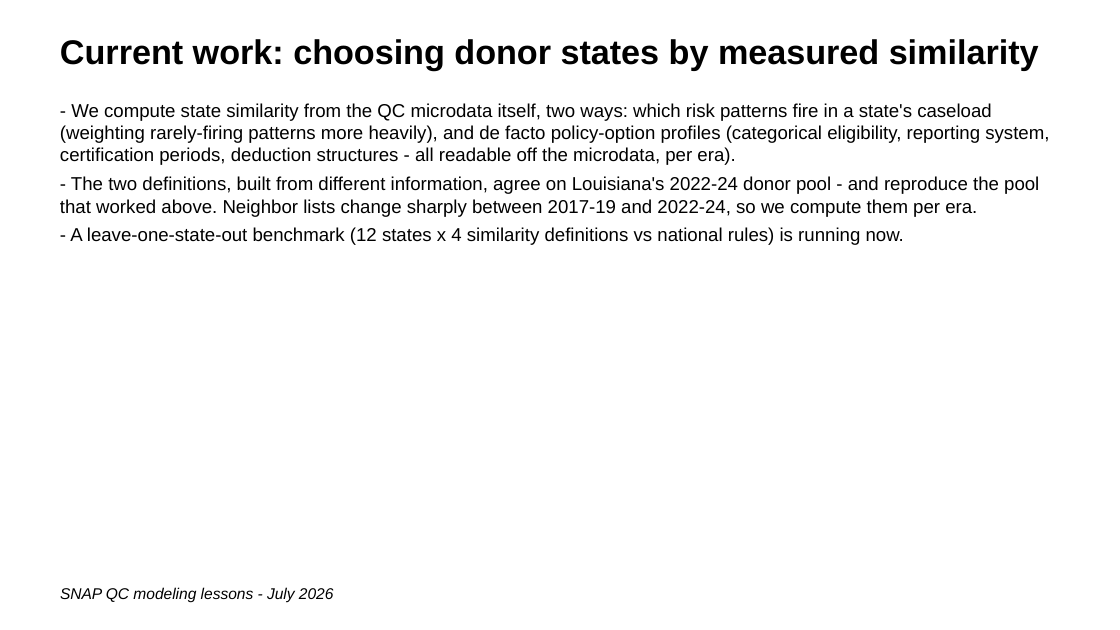
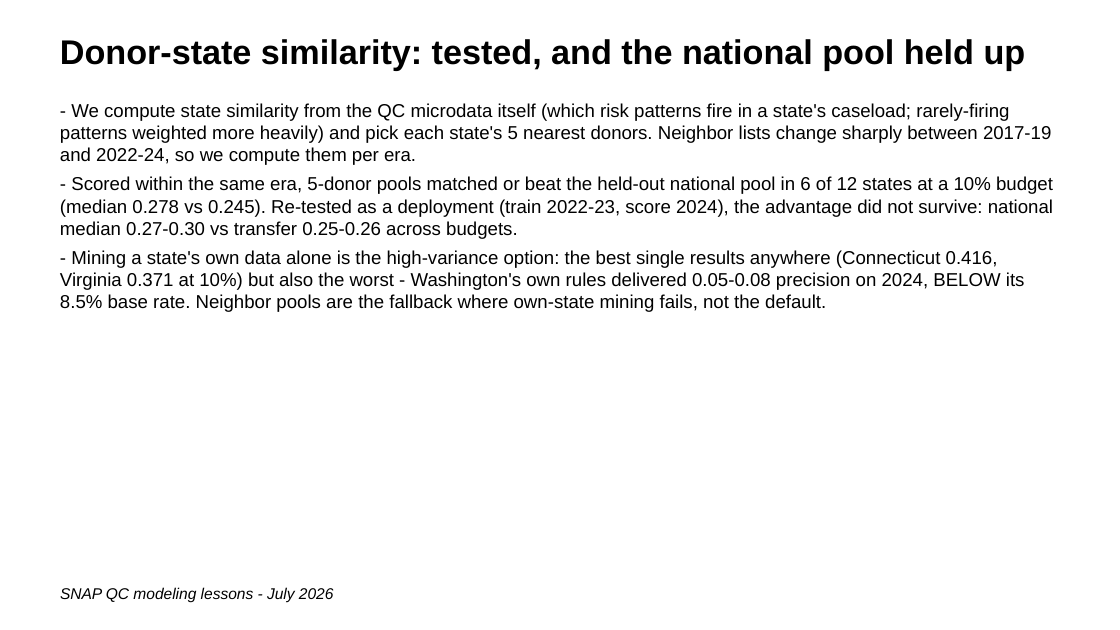
Before and after one commit to giannella/snap_qc, a slide deck: slide 16 of lessons_getting_more_signal_from_snap_qc_data.pptx (slide 15 before the commit). Drawn at 1120x630 pixels with LibreOffice and Linux fonts; fonts in the diff are those of the drawing. Boxes give left, top, right and bottom in pixels: in the first picture for what was removed or moved away, otherwise in the second. Text is boxed around its words. In the diff, an @@ line names an element or a change of style, - is before the commit and + after.

```diff
--- a/lessons_getting_more_signal_from_snap_qc_data.pptx
+++ b/lessons_getting_more_signal_from_snap_qc_data.pptx
@@ text at (60,39,1026,70): text changed @@
-Current work: choosing donor states by measured similarity
+Donor-state similarity: tested, and the national pool held up
@@ text at (60,103,1053,312): text changed @@
-- We compute state similarity from the QC microdata itself, two ways: which risk patterns fire in a state's caseload (weighting rarely-firing patterns more heavily), and de facto policy-option profiles (categorical eligibility, reporting system, certification periods, deduction structures - all readable off the microdata, per era).
-- The two definitions, built from different information, agree on Louisiana's 2022-24 donor pool - and reproduce the pool that worked above. Neighbor lists change sharply between 2017-19 and 2022-24, so we compute them per era.
-- A leave-one-state-out benchmark (12 states x 4 similarity definitions vs national rules) is running now.
+- We compute state similarity from the QC microdata itself (which risk patterns fire in a state's caseload; rarely-firing patterns weighted more heavily) and pick each state's 5 nearest donors. Neighbor lists change sharply between 2017-19 and 2022-24, so we compute them per era.
+- Scored within the same era, 5-donor pools matched or beat the held-out national pool in 6 of 12 states at a 10% budget (median 0.278 vs 0.245). Re-tested as a deployment (train 2022-23, score 2024), the advantage did not survive: national median 0.27-0.30 vs transfer 0.25-0.26 across budgets.
+- Mining a state's own data alone is the high-variance option: the best single results anywhere (Connecticut 0.416, Virginia 0.371 at 10%) but also the worst - Washington's own rules delivered 0.05-0.08 precision on 2024, BELOW its 8.5% base rate. Neighbor pools are the fallback where own-state mining fails, not the default.
```
Also in this commit, not shown: 1 other slide changed, 1 slide added, 18 other files.
